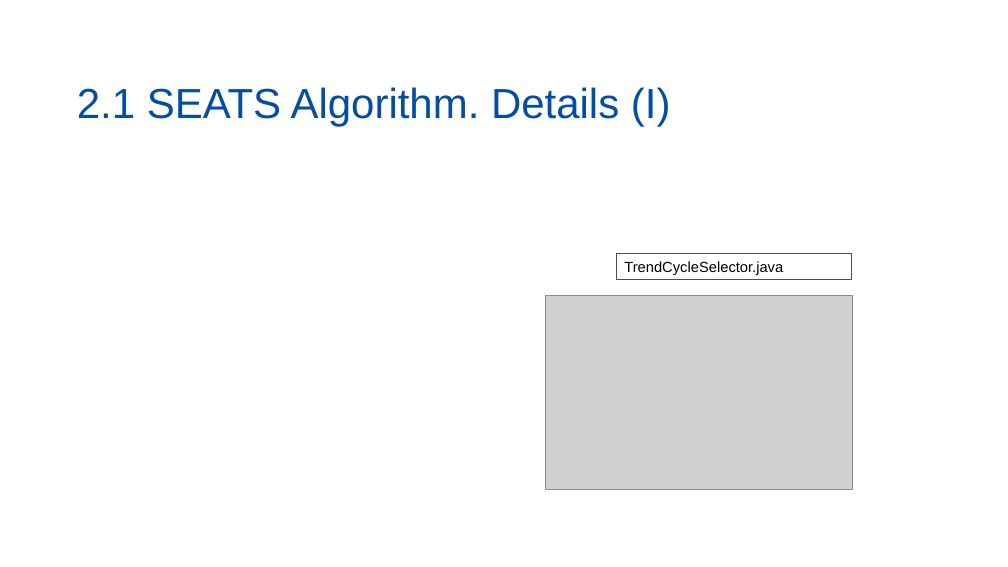
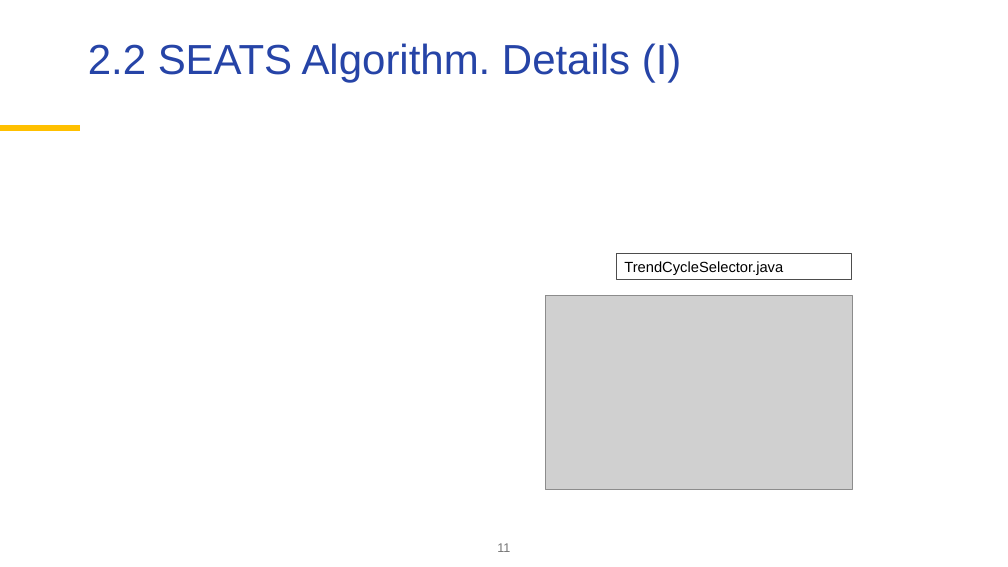
Before and after one commit to palatej/ESTP2026, a slide deck: slide 11 of 3.2 SEATS.pptx (slide 14 before the commit). Drawn at 1008x567 pixels with LibreOffice and Linux fonts; fonts in the diff are those of the drawing; grey boxes stand for pictures; background and template pictures are left out. Boxes give left, top, right and bottom in pixels: in the first picture for what was removed or moved away, otherwise in the second. Text is boxed around its words. In the diff, an @@ line names an element or a change of style, - is before the commit and + after.

Commit message:
Seats

```diff
--- a/3.2 SEATS.pptx
+++ b/3.2 SEATS.pptx
@@ title "2.2 SEATS Algorithm. Details (I)" at [88, 43, 682, 82]: vertical alignment bottom to top @@
@@ title at [88, 43, 682, 82]: text changed; text colour #034EA2 to #2644A7 @@
-2.1 SEATS Algorithm. Details (I)
+2.2 SEATS Algorithm. Details (I)
@@ line added from (0, 129) to (80, 129), #FFC000 6 pt @@
@@ page number added at [497, 543, 510, 552], 12 pt, text #767676 @@
+11
```
Also in this commit, not shown: 27 other slides changed, 2 slides removed.
